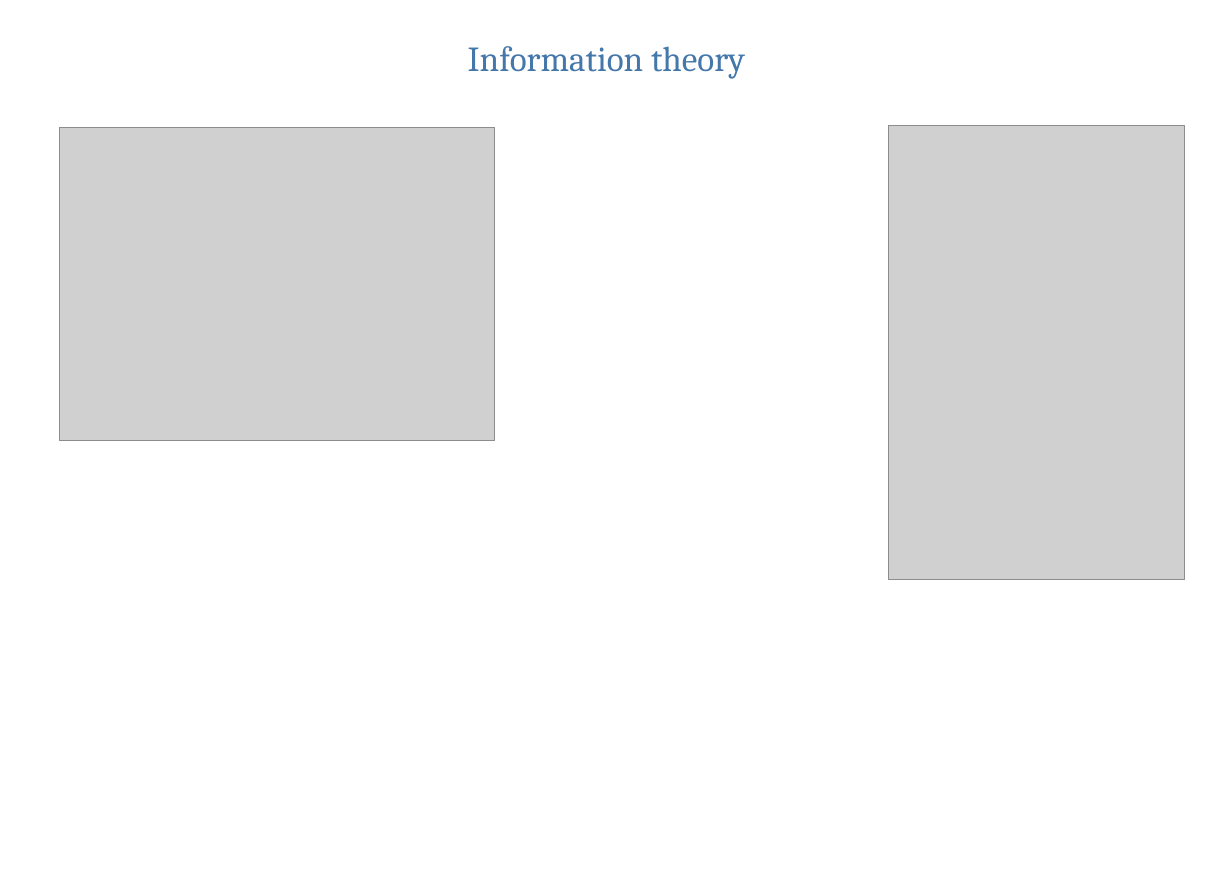
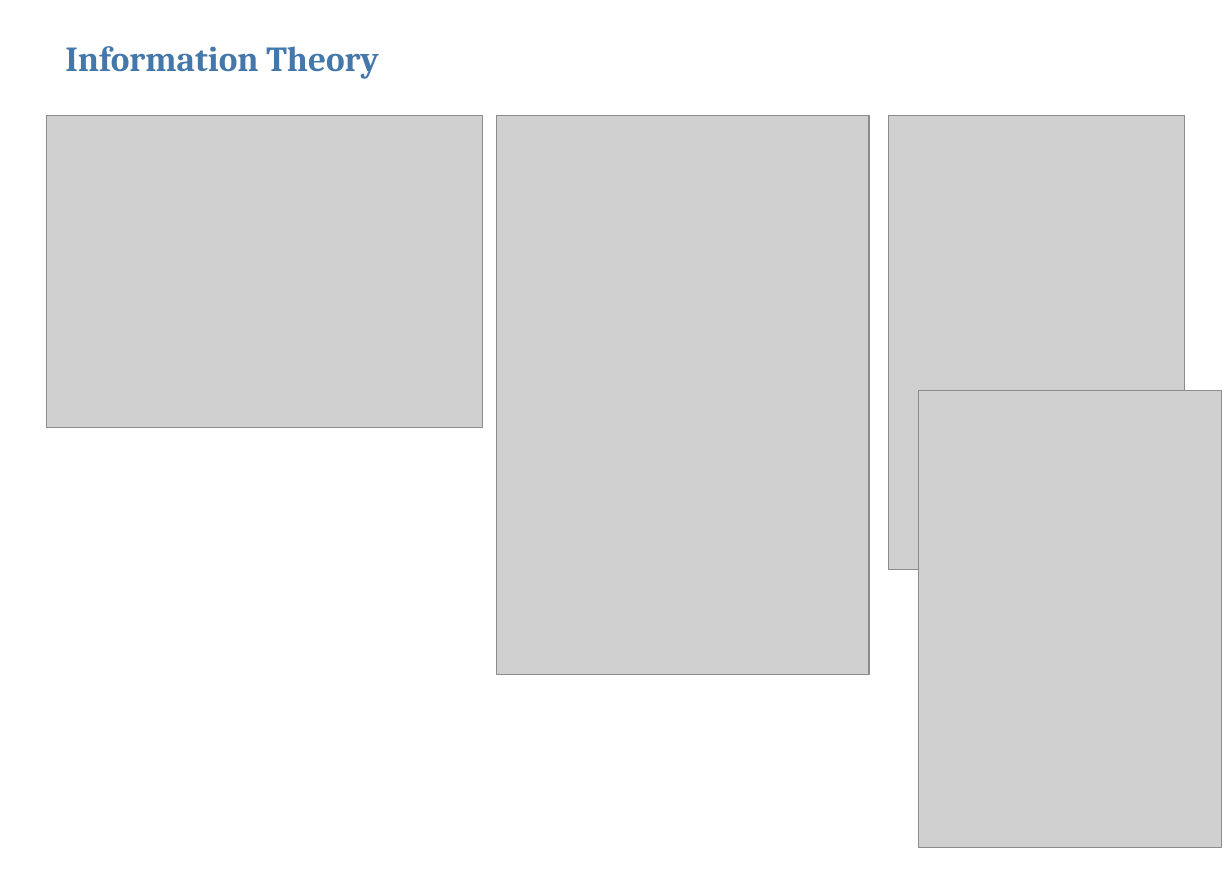
Before and after one commit to pglpm/ADBayes, a slide deck: slide 22 of luca-ADBayes_MMIV_talk/luca-ADBayes_MMIV_talk220113.odp. Drawn at 1232x871 pixels with LibreOffice and Linux fonts; fonts in the diff are those of the drawing; grey boxes stand for pictures. Boxes give left, top, right and bottom in pixels: in the first picture for what was removed or moved away, otherwise in the second. Text is boxed around its words. In the diff, an @@ line names an element or a change of style, - is before the commit and + after.

```diff
--- a/luca-ADBayes_MMIV_talk/luca-ADBayes_MMIV_talk220113.odp
+++ b/luca-ADBayes_MMIV_talk/luca-ADBayes_MMIV_talk220113.odp
@@ text at (x1=65, y1=46, x2=379, y2=79): text changed; bold on @@
-Information theory
+Information Theory
@@ picture moved from (x1=59, y1=128, x2=494, y2=439) to (x1=46, y1=116, x2=482, y2=428) @@
@@ picture added at (x1=496, y1=116, x2=869, y2=674) @@
@@ picture moved from (x1=889, y1=125, x2=1186, y2=580) to (x1=889, y1=116, x2=1186, y2=570) @@
@@ picture added at (x1=919, y1=391, x2=1223, y2=848) @@
```
Also in this commit, not shown: 2 slides added, 7 other files.
